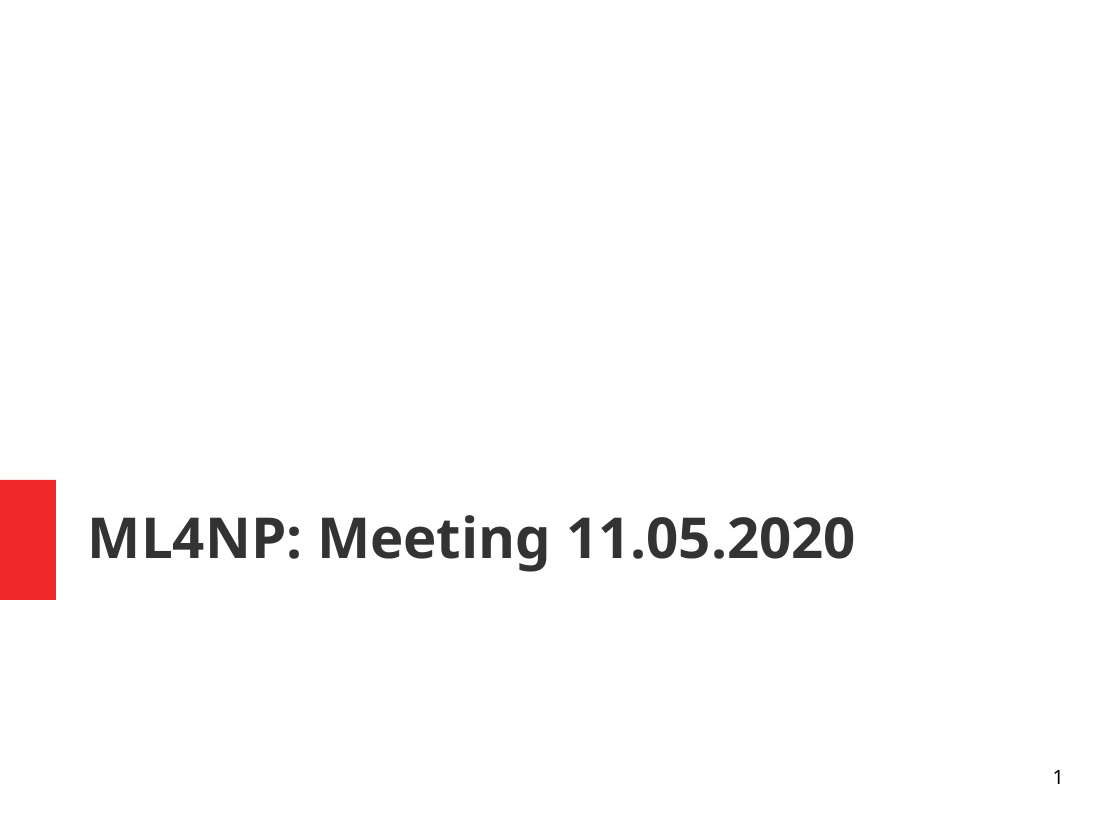
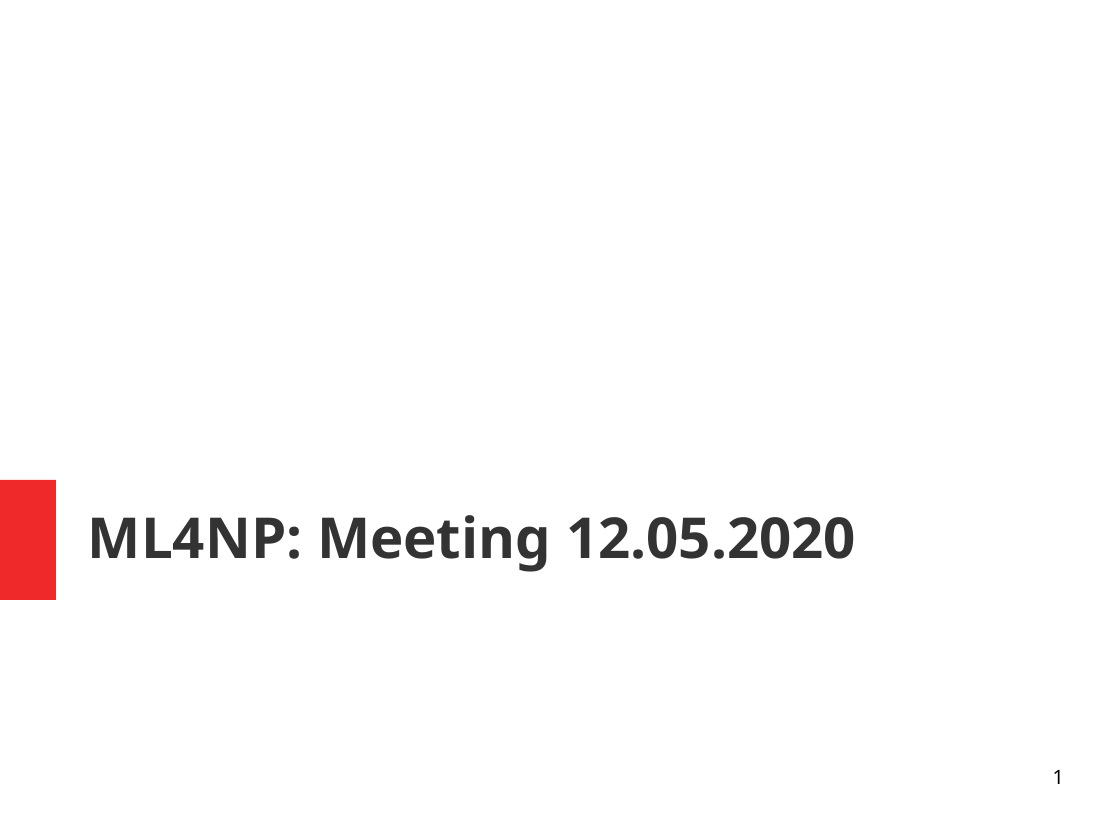
Before and after one commit to luigiberducci/ML4NP, a slide deck: slide 1 of Docs/meeting_ml4np_11mag2020.odp. Drawn at 1120x840 pixels with LibreOffice and Linux fonts; fonts in the diff are those of the drawing. Boxes give left, top, right and bottom in pixels: in the first picture for what was removed or moved away, otherwise in the second. Text is boxed around its words. In the diff, an @@ line names an element or a change of style, - is before the commit and + after.

```diff
--- a/Docs/meeting_ml4np_11mag2020.odp
+++ b/Docs/meeting_ml4np_11mag2020.odp
@@ title at (88, 515, 856, 572): text changed @@
-ML4NP: Meeting 11.05.2020
+ML4NP: Meeting 12.05.2020
```
Also in this commit, not shown: 3 other slides changed.
